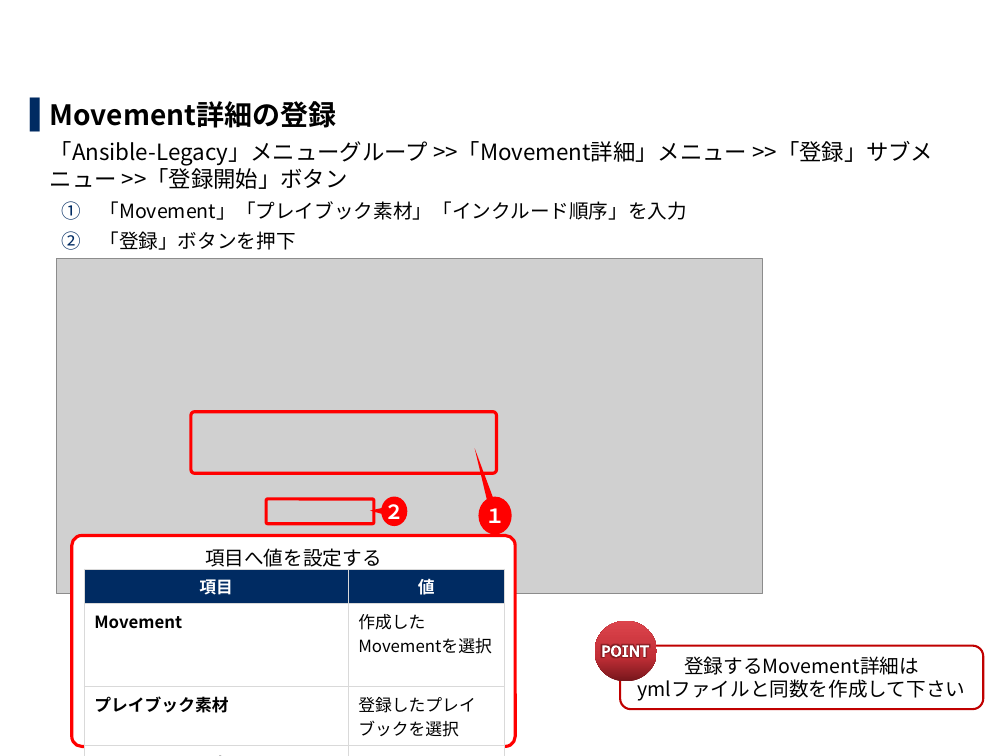
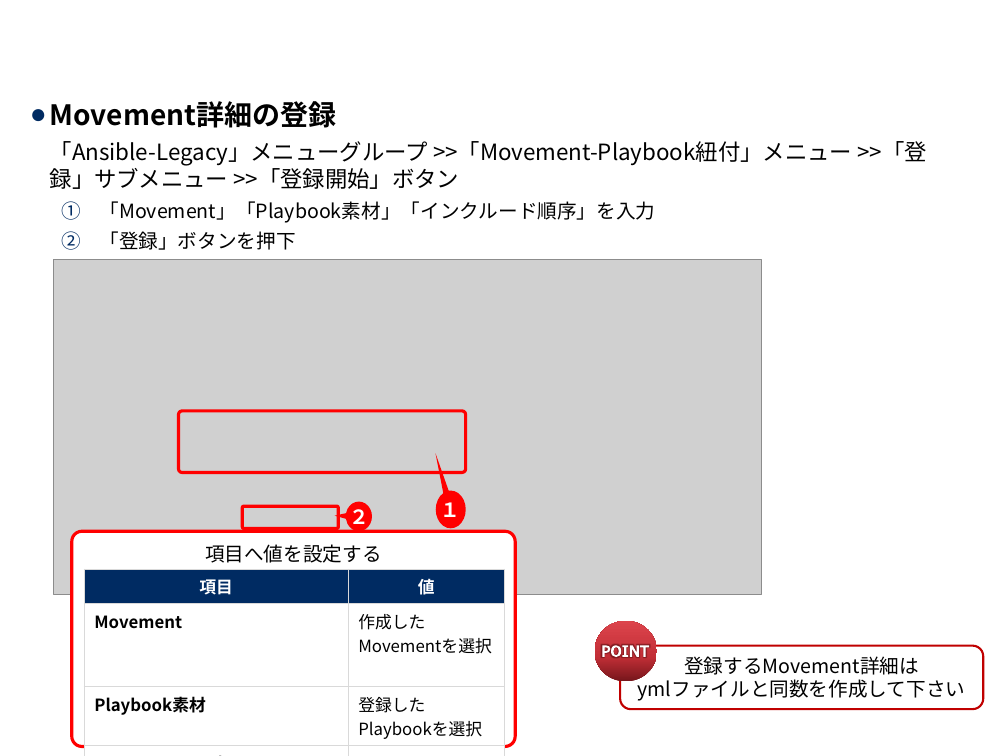
Before and after one commit to exastro-suite/it-automation-docs, a slide deck: slide 17 of asset/Learn_ja/ITA-Conductor_practice_ja.pptx. Drawn at 1008x756 pixels with LibreOffice and Linux fonts; fonts in the diff are those of the drawing; grey boxes stand for pictures; background and template pictures are left out. Boxes give left, top, right and bottom in pixels: in the first picture for what was removed or moved away, otherwise in the second. Text is boxed around its words. In the diff, an @@ line names an element or a change of style, - is before the commit and + after.

```diff
--- a/asset/Learn_ja/ITA-Conductor_practice_ja.pptx
+++ b/asset/Learn_ja/ITA-Conductor_practice_ja.pptx
@@ text at [50,141,926,223]: text changed @@
-  「Ansible-Legacy」メニューグループ >>「Movement詳細」メニュー >>「登録」サブメニュー >>「登録開始」ボタン
-    1. 「Movement」「プレイブック素材」「インクルード順序」を入力
+  「Ansible-Legacy」メニューグループ >>「Movement-Playbook紐付」メニュー >>「登録」サブメニュー >>「登録開始」ボタン
+    1. 「Movement」「Playbook素材」「インクルード順序」を入力
@@ rounded rectangle: place and size @@
-rounded rectangle at [191,411,496,473]
+rounded rectangle at [178,411,466,473]
@@ rounded rectangle: place and size @@
-rounded rectangle at [266,499,374,524]
+rounded rectangle at [242,506,338,528]
@@ speech bubble "２": place and size @@
-speech bubble "２" at [381,497,407,526]
+speech bubble "２" at [346,502,372,531]
@@ speech bubble "１": place and size @@
-speech bubble "１" at [479,497,512,534]
+speech bubble "１" at [435,491,466,528]
@@ speech bubble "１" at [435,491,466,528]: proportions changed @@
@@ rounded rectangle "項目へ値を設定する": place and size @@
-rounded rectangle "項目へ値を設定する" at [72,535,515,746]
+rounded rectangle "項目へ値を設定する" at [72,531,515,747]
@@ table at [85,570,505,743] @@
-row 3, column 1: プレイブック素材
+row 3, column 1: Playbook素材
-row 3, column 2: 登録したプレイブックを選択
+row 3, column 2: 登録したPlaybookを選択
```
Also in this commit, not shown: 22 other slides changed, 2 other files.
